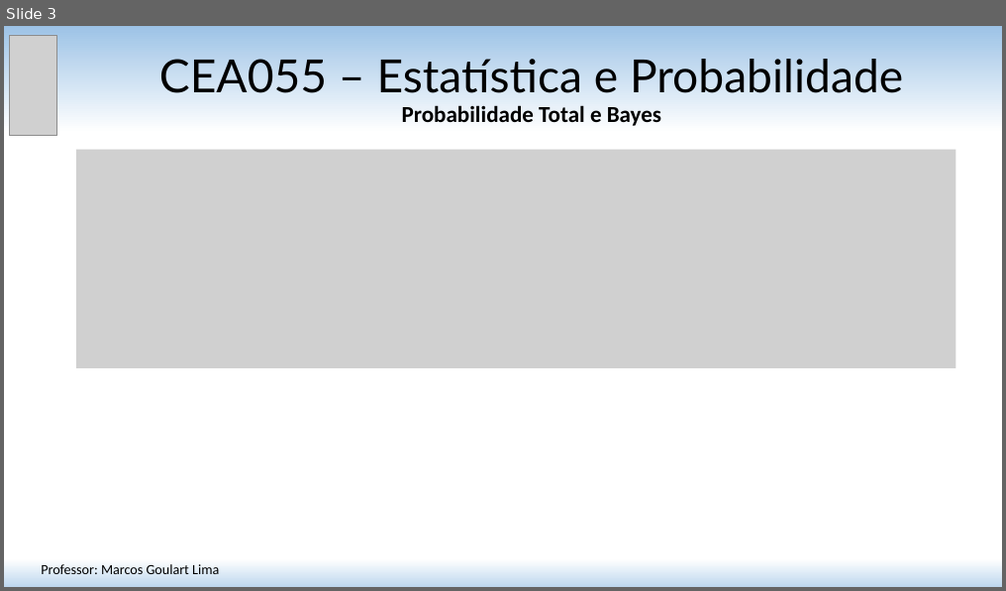
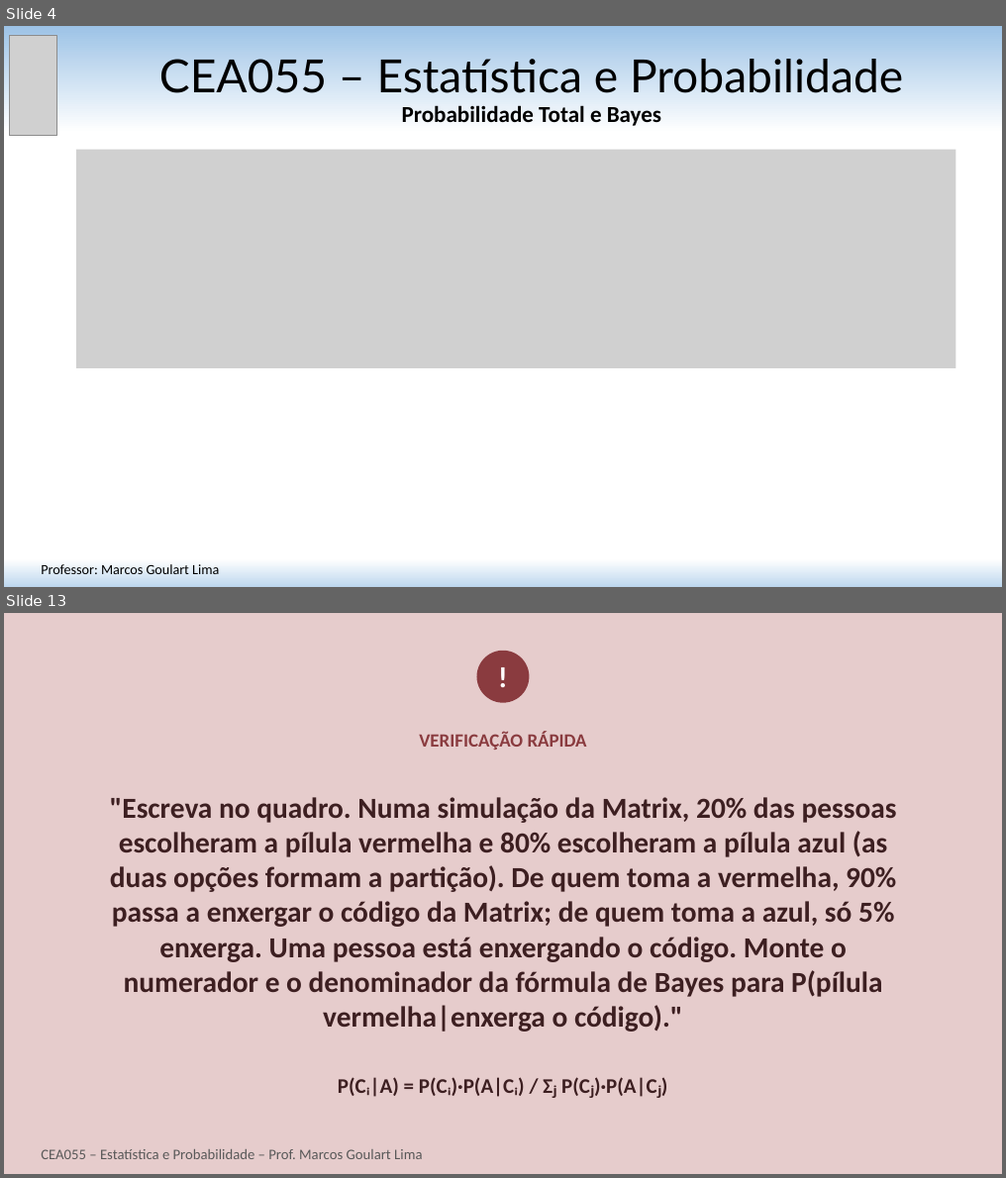
Before and after one commit to matmarcos/minhas-aulas, a slide deck: content/2026-2/cea055-estatistica-probabilidade/06-probabilidade-total-bayes/Aula_06_Probabilidade_Total_Bayes.pptx. Shown one above the other, each under a label of ours: slide 3 before the commit, slides 4 and 13 after it; the slides between them are not shown. The pictures are 1006x591 and 1006x1178 pixels, drawn with LibreOffice and Linux fonts; fonts in the diff are those of the drawing; grey boxes stand for pictures. Boxes give left, top, right and bottom in pixels: in the first picture for what was removed or moved away, otherwise in the second. Text is boxed around its words. In the diff, an @@ line names an element or a change of style, - is before the commit and + after.

```diff
--- a/content/2026-2/cea055-estatistica-probabilidade/06-probabilidade-total-bayes/Aula_06_Probabilidade_Total_Bayes.pptx
+++ b/content/2026-2/cea055-estatistica-probabilidade/06-probabilidade-total-bayes/Aula_06_Probabilidade_Total_Bayes.pptx
@@ slide 13 added at <box>4,613,1002,1174</box>, background #E6CCCC @@
@@ ellipse added at <box>477,651,530,703</box>, fill #8A3B3F, 28 pt, text #FFFFFF, bold @@
+!
@@ text added at <box>419,732,587,750</box>, 18 pt, text #8A3B3F, bold @@
+VERIFICAÇÃO RÁPIDA
@@ text added at <box>110,797,897,1032</box>, 28 pt, text #3D1F21, bold @@
+"Escreva no quadro. Numa simulação da Matrix, 20% das pessoas escolheram a pílula vermelha e 80% escolheram a pílula azul (as duas opções formam a partição). De quem toma a vermelha, 90% passa a enxergar o código da Matrix; de quem toma a azul, só 5% enxerga. Uma pessoa está enxergando o código. Monte o numerador e o denominador da fórmula de Bayes para P(pílula vermelha|enxerga o código)."
@@ text added at <box>338,1077,657,1098</box>, 20 pt, text #3D1F21, bold @@
+P(Cᵢ|A) = P(Cᵢ)·P(A|Cᵢ) / Σⱼ P(Cⱼ)·P(A|Cⱼ)
@@ text added at <box>41,1150,422,1159</box>, 14 pt, text #595959 @@
+CEA055 – Estatística e Probabilidade – Prof. Marcos Goulart Lima
@@ what was slide 3 is now slide 4 @@
```
Also in this commit, not shown: 10 slides changed, 9 other slides added, 3 other files.
